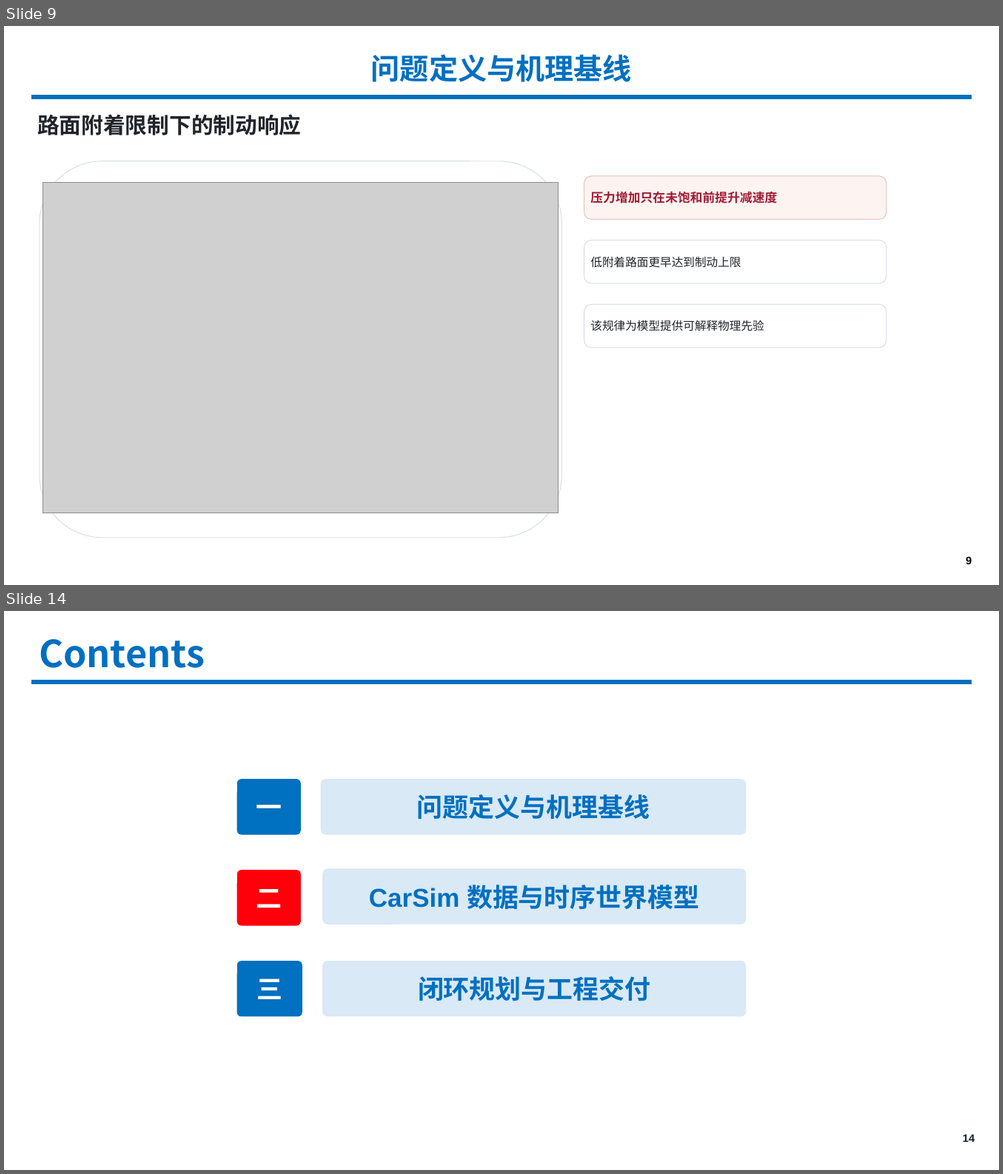
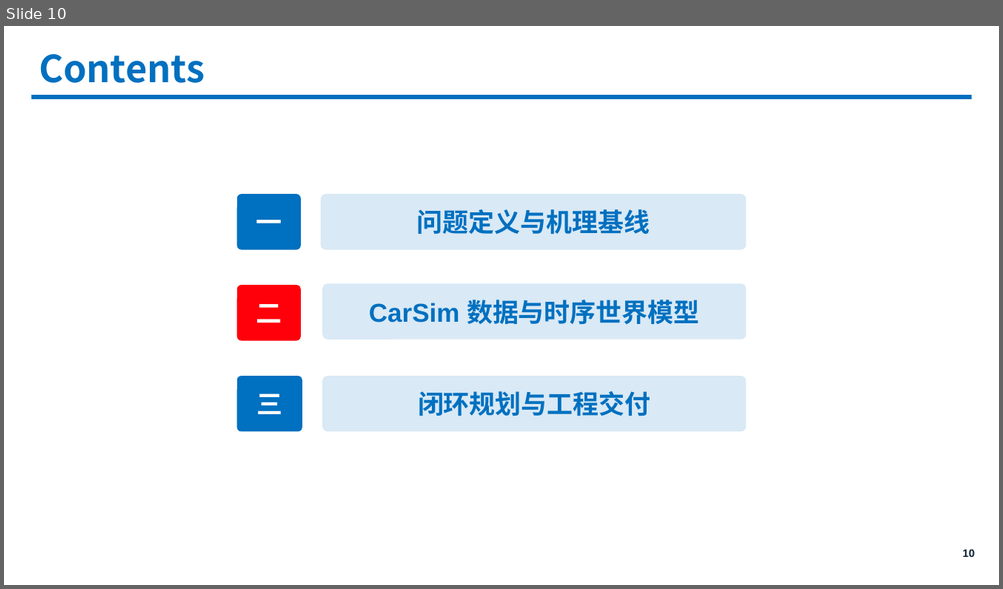
Before and after one commit to MrZang27/World-Model-in-Brake-System, a slide deck: docs/Group1_World_Model_Brake_System_Final.pptx. Shown one above the other, each under a label of ours: slides 9 and 14 before the commit, slide 10 after it; the slides between them are not shown. The pictures are 1003x1174 and 1003x589 pixels, drawn with LibreOffice and Linux fonts; fonts in the diff are those of the drawing; grey boxes stand for pictures; background and template pictures are left out. Boxes give left, top, right and bottom in pixels: in the first picture for what was removed or moved away, otherwise in the second. Text is boxed around its words. In the diff, an @@ line names an element or a change of style, - is before the commit and + after.

```diff
--- a/docs/Group1_World_Model_Brake_System_Final.pptx
+++ b/docs/Group1_World_Model_Brake_System_Final.pptx
@@ slide 9 removed at [4, 26, 999, 585], background #FFFFFF; not listed: 1 template element that a slide beside it also shows @@
@@ title removed at [371, 54, 632, 82] @@
-问题定义与机理基线
@@ text removed at [37, 114, 301, 136] @@
-路面附着限制下的制动响应
@@ rounded rectangle removed at [39, 161, 561, 538] @@
@@ rounded rectangle removed at [583, 176, 886, 219] @@
-压力增加只在未饱和前提升减速度
@@ picture removed at [42, 183, 558, 513] @@
@@ rounded rectangle removed at [583, 240, 886, 284] @@
-低附着路面更早达到制动上限
@@ rounded rectangle removed at [583, 304, 886, 348] @@
-该规律为模型提供可解释物理先验
@@ page number removed at [965, 556, 971, 567] @@
-9
@@ what was slide 14 is now slide 10 @@
@@ page number at [962, 549, 974, 557]: text changed @@
-14
+10
```
Also in this commit, not shown: 7 slides changed, 1 slide added, 4 other slides removed, 2 other files.
